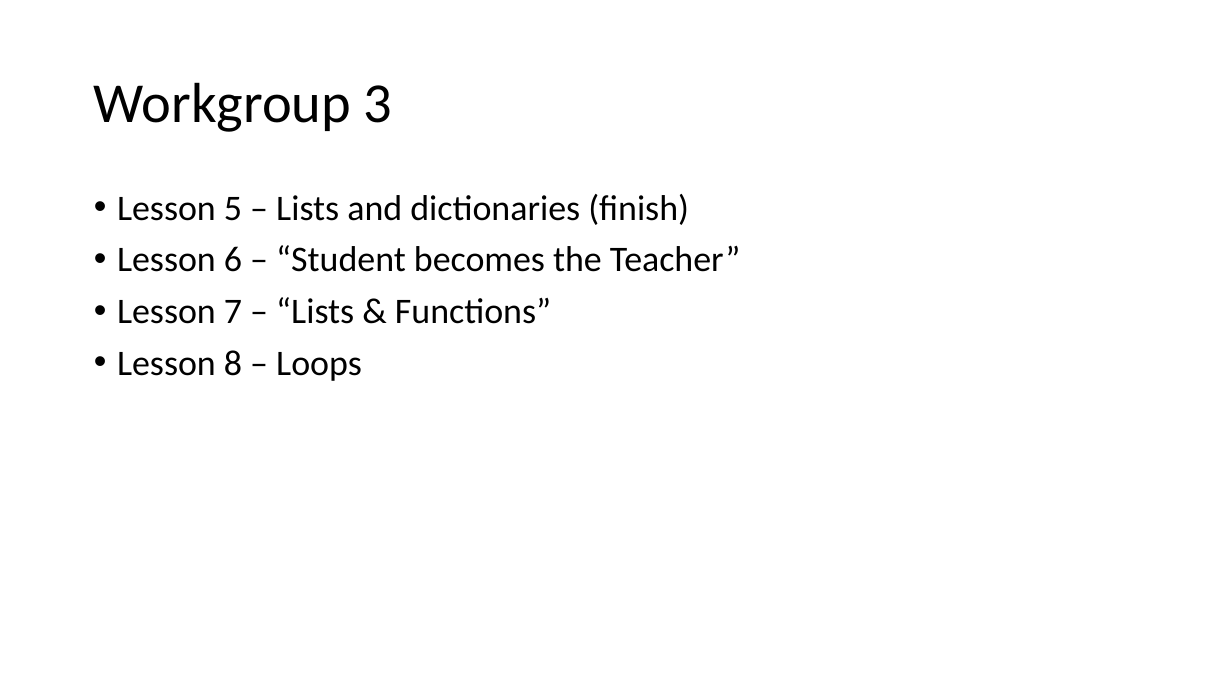
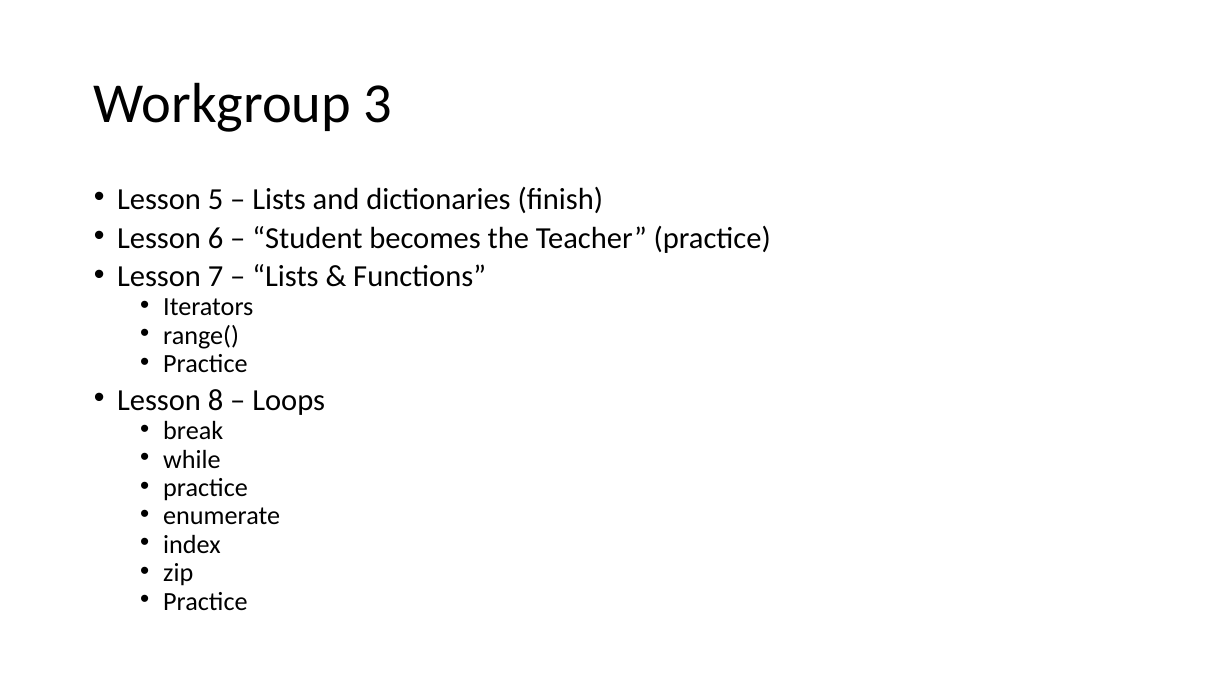
Before and after one commit to jbousquin/py_workgroup, a slide deck: slide 2 of slides/GED_Python_Workgroup_2018_01_23.pptx. Drawn at 1232x693 pixels with LibreOffice and Linux fonts; fonts in the diff are those of the drawing. Boxes give left, top, right and bottom in pixels: in the first picture for what was removed or moved away, otherwise in the second. Text is boxed around its words. In the diff, an @@ line names an element or a change of style, - is before the commit and + after.

```diff
--- a/slides/GED_Python_Workgroup_2018_01_23.pptx
+++ b/slides/GED_Python_Workgroup_2018_01_23.pptx
@@ text at [117, 187, 604, 415]: size 28 to 23.8 pt in "Lesson 5 – Lists and dictionaries (finish)", "Lesson 7 – “Lists & Functions”", "Lesson 8 – Loops"; line spacing 0.9 to 0.7 @@
@@ text at [117, 226, 771, 253]: text changed; size 28 to 23.8 pt @@
-• Lesson 6 – “Student becomes the Teacher”
+• Lesson 6 – “Student becomes the Teacher” (practice)
@@ text at [163, 298, 253, 372]: paragraphs added @@
+  • Iterators
+  • range()
+  • Practice
@@ text at [163, 420, 280, 610]: paragraphs added @@
+  • break
+  • while
+  • practice
+  • enumerate
+  • index
+  • zip
+  • Practice
```
Also in this commit, not shown: 2 slides removed, 1 other file.
